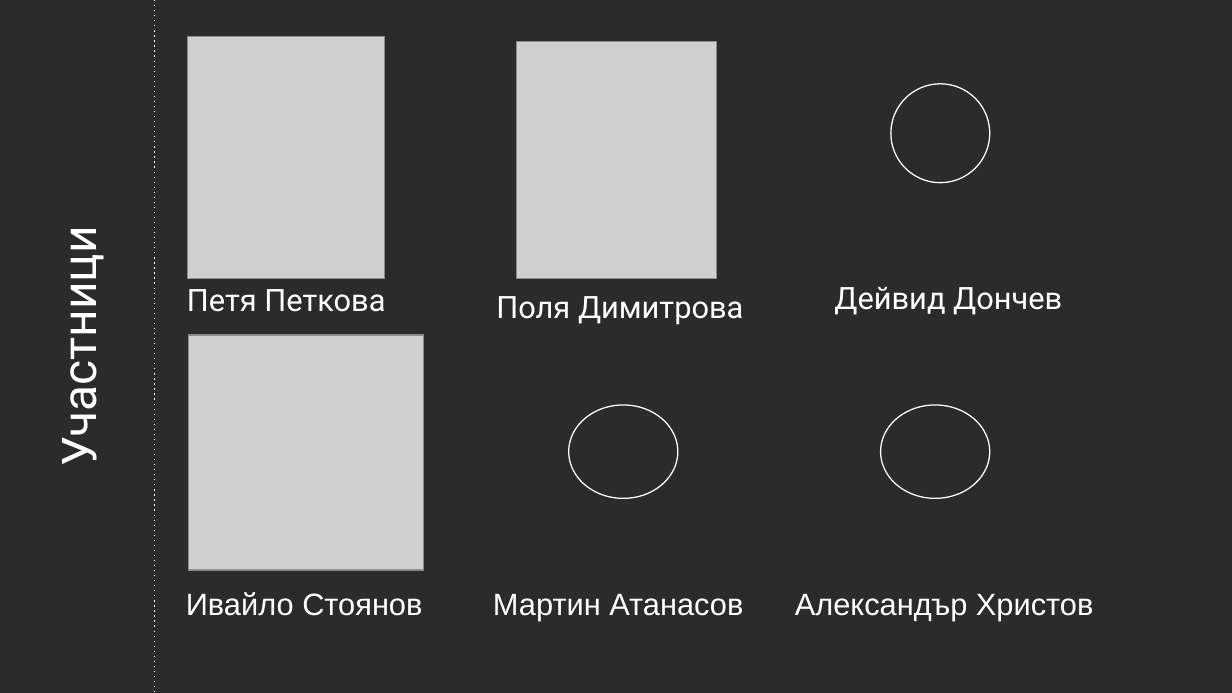
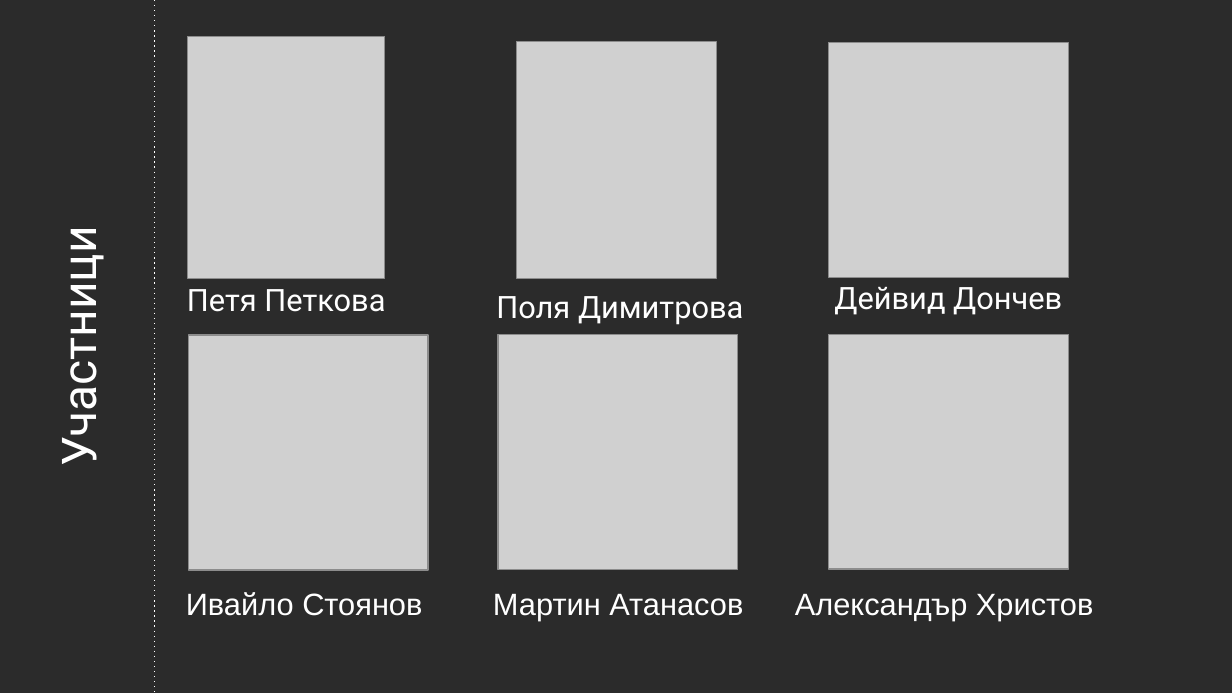
Before and after one commit to mvatanasov18/Marathon-2021, a slide deck: slide 3 of Presentation and Documentation/Presentation.pptx. Drawn at 1232x693 pixels with LibreOffice and Linux fonts; fonts in the diff are those of the drawing; grey boxes stand for pictures; background and template pictures are left out; a plain dark background stands for a picture behind light text. Boxes give left, top, right and bottom in pixels: in the first picture for what was removed or moved away, otherwise in the second. Text is boxed around its words. In the diff, an @@ line names an element or a change of style, - is before the commit and + after.

Commit message:
Add images to the presentation

```diff
--- a/Presentation and Documentation/Presentation.pptx
+++ b/Presentation and Documentation/Presentation.pptx
@@ picture added at [829, 43, 1068, 278] @@
@@ ellipse removed at [891, 84, 989, 182] @@
@@ picture: place and size @@
-picture at [188, 335, 424, 570]
+picture at [188, 335, 428, 570]
@@ picture added at [498, 335, 737, 570] @@
@@ picture added at [829, 334, 1068, 569] @@
@@ ellipse removed at [569, 405, 679, 499] @@
@@ ellipse removed at [881, 405, 991, 499] @@
```
